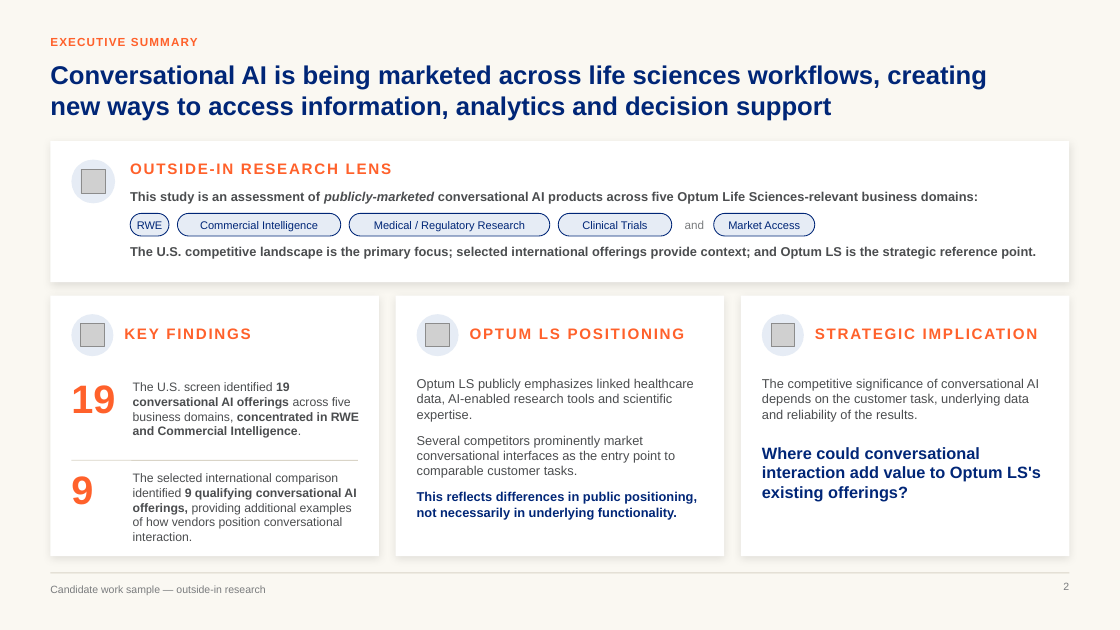
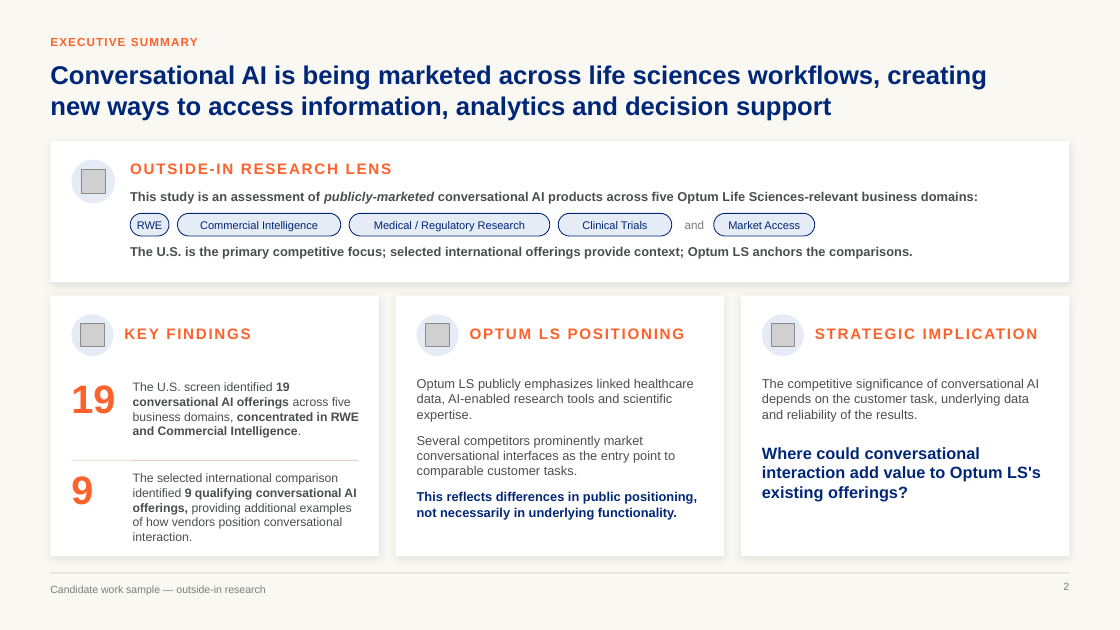
Before and after one commit to marinojt/test, a slide deck: slide 2 of deck/Optum-LS-Conversational-AI-sourced.pptx. Drawn at 1120x630 pixels with LibreOffice and Linux fonts; fonts in the diff are those of the drawing; grey boxes stand for pictures. Boxes give left, top, right and bottom in pixels: in the first picture for what was removed or moved away, otherwise in the second. Text is boxed around its words. In the diff, an @@ line names an element or a change of style, - is before the commit and + after.

```diff
--- a/deck/Optum-LS-Conversational-AI-sourced.pptx
+++ b/deck/Optum-LS-Conversational-AI-sourced.pptx
@@ text at [130,246,913,259]: text changed @@
-The U.S. competitive landscape is the primary focus; selected international offerings provide context; and Optum LS is the strategic reference point.
+The U.S. is the primary competitive focus; selected international offerings provide context; Optum LS anchors the comparisons.
```
Also in this commit, not shown: 1 other slide changed, 3 other files.
